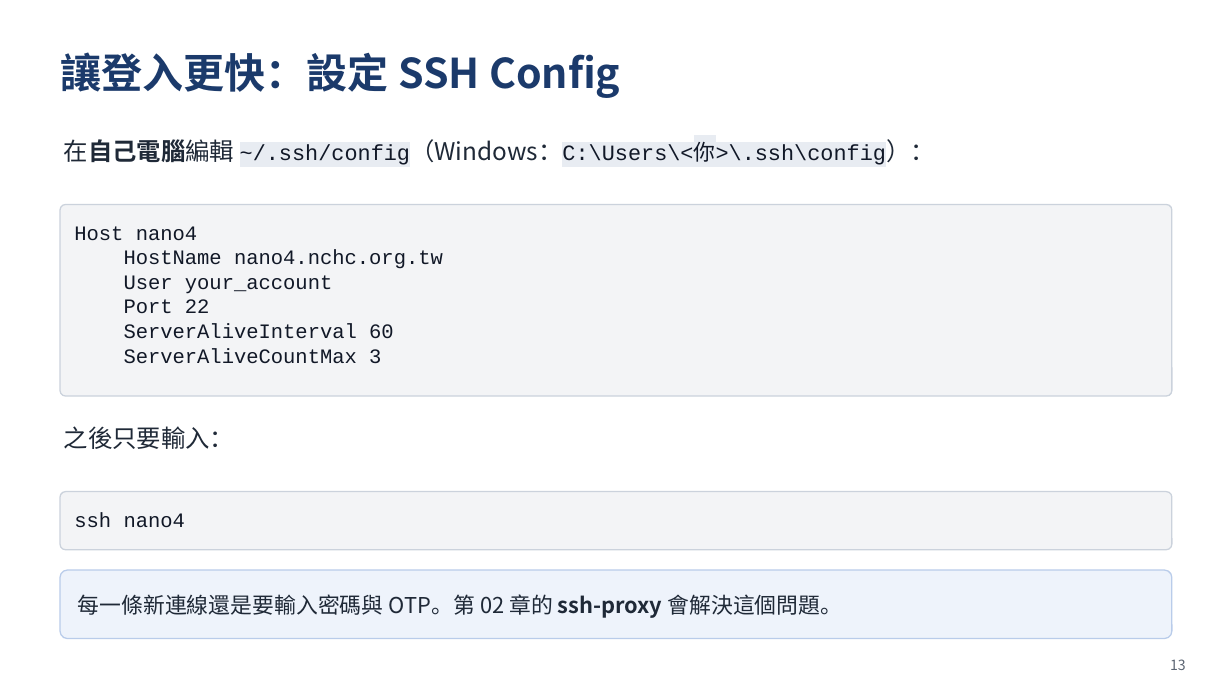
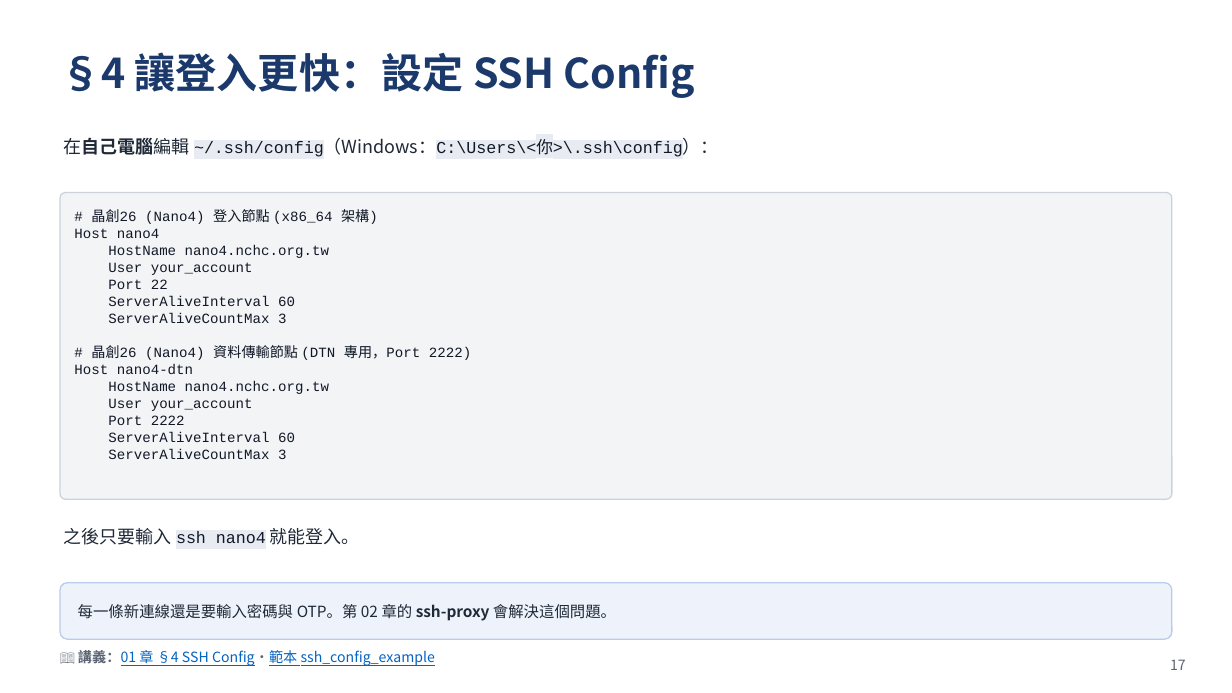
Before and after one commit to gemini960114/Nano4-Docs, a slide deck: slide 17 of slide.pptx (slide 13 before the commit). Drawn at 1232x693 pixels with LibreOffice and Linux fonts; fonts in the diff are those of the drawing. Boxes give left, top, right and bottom in pixels: in the first picture for what was removed or moved away, otherwise in the second. Text is boxed around its words. In the diff, an @@ line names an element or a change of style, - is before the commit and + after.

```diff
--- a/slide.pptx
+++ b/slide.pptx
@@ text at [60,52,695,98]: text changed @@
-讓登入更快：設定 SSH Config
+§4 讓登入更快：設定 SSH Config
@@ text "在自己電腦編輯 ~/.ssh/config（Windows：C:\Users\<你>\.ssh\config）：" at [64,137,682,157]: size 19 to 14 pt in "在自己電腦編輯 ~/.ssh/config（Windows：C:\Users\<你>\.ssh\config）："; size 17 to 13 pt in "~/.ssh/config（Windows：C:\Users\<你>\.ssh\config）："; less space between paragraphs @@
@@ rounded rectangle at [60,192,1172,499]: proportions changed @@
@@ rounded rectangle: place and size @@
-rounded rectangle at [60,204,1172,396]
+rounded rectangle at [60,192,1172,499]
@@ text "# 晶創26 (Nano4) 登入節點 (x86_64 ...": place and size @@
-text "# 晶創26 (Nano4) 登入節點 (x86_64 ..." at [74,226,443,364]
+text "# 晶創26 (Nano4) 登入節點 (x86_64 ..." at [74,209,471,459]
@@ text at [91,209,378,224]: paragraph added @@
+# 晶創26 (Nano4) 登入節點 (x86_64 架構)
@@ text at [74,228,329,323]: size 16 to 11 pt in "Host nano4", "HostName nano4.nchc.org.tw", "User your_account", "Port 22" and 2 more places @@
@@ text at [74,345,471,459]: paragraphs added @@
+# 晶創26 (Nano4) 資料傳輸節點 (DTN 專用，Port 2222)
+Host nano4-dtn
+HostName nano4.nchc.org.tw
+User your_account
+Port 2222
+ServerAliveInterval 60
+ServerAliveCountMax 3
@@ rounded rectangle removed at [60,492,1172,550] @@
@@ text at [64,528,360,545]: text changed; size 19 to 14 pt @@
-之後只要輸入：
+之後只要輸入 ssh nano4 就能登入。
@@ text removed at [74,512,185,528] @@
-ssh nano4
@@ rounded rectangle: place and size @@
-rounded rectangle at [60,570,1172,639]
+rounded rectangle at [60,583,1172,640]
@@ rounded rectangle at [60,583,1172,640]: proportions changed @@
@@ text "每一條新連線還是要輸入密碼與 OTP。第 02 章的 ssh-proxy ...": place and size @@
-text "每一條新連線還是要輸入密碼與 OTP。第 02 章的 ssh-proxy ..." at [78,594,842,618]
+text "每一條新連線還是要輸入密碼與 OTP。第 02 章的 ssh-proxy ..." at [78,604,616,621]
@@ text "每一條新連線還是要輸入密碼與 OTP。第 02 章的 ssh-proxy ..." at [78,604,616,621]: size 17 to 12 pt @@
@@ text added at [78,648,435,666], 11 pt, text #0563C1, underline @@
+📖 講義：01 章 §4 SSH Config・範本 ssh_config_example
@@ text at [1170,659,1186,670]: text changed @@
-13
+17
```
Also in this commit, not shown: 51 other slides changed, 19 slides added, 1 other file.
